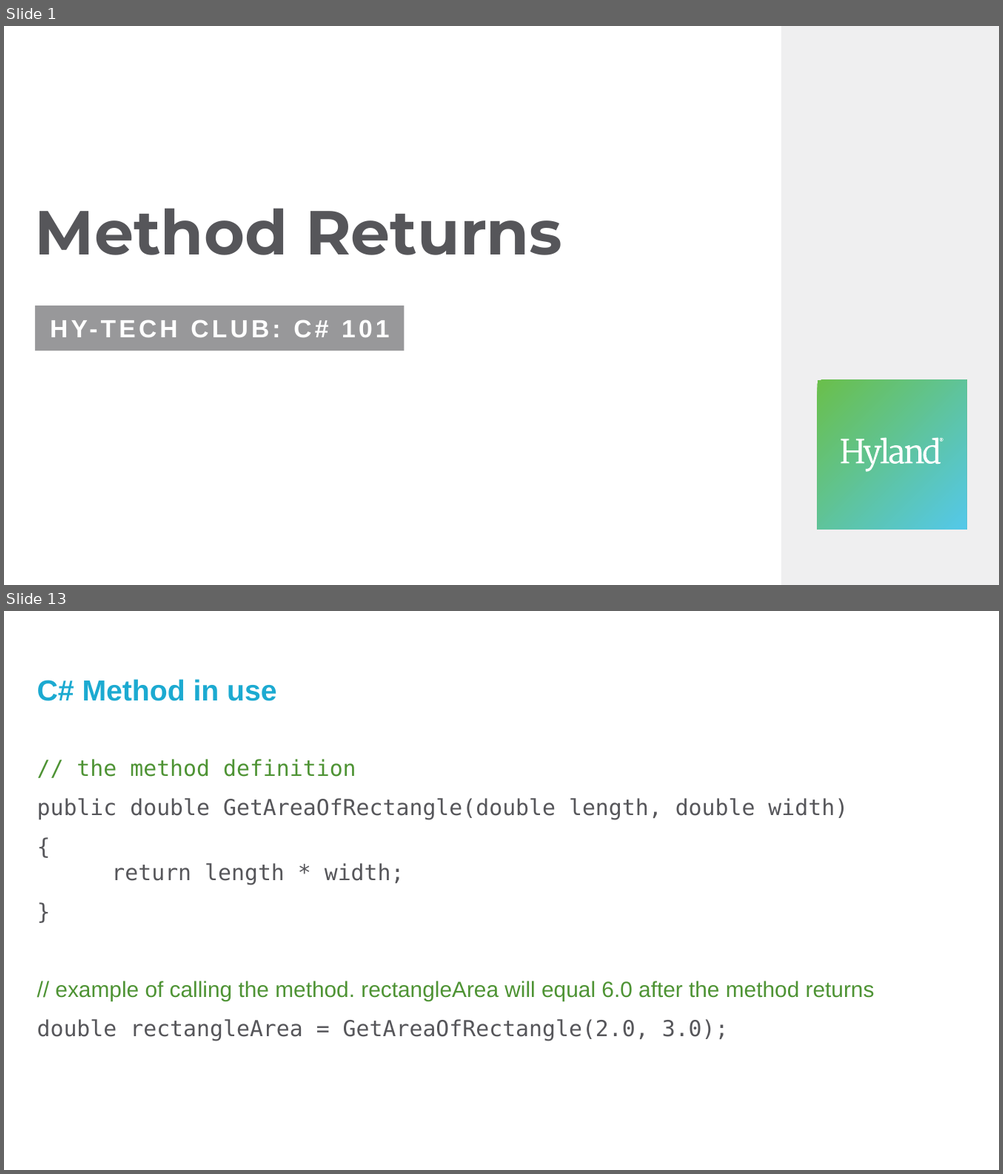
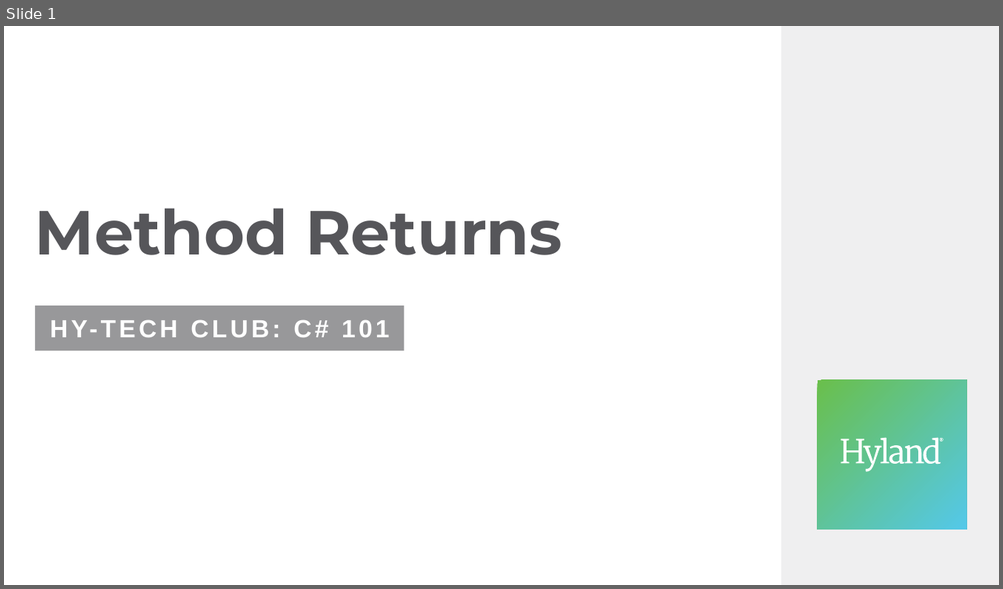
Before and after one commit to hytechclub/cs-101, a slide deck: MethodParameters/MethodReturns.pptx. Shown one above the other, each under a label of ours: slides 1 and 13 before the commit, slide 1 after it; the slides between them are not shown. The pictures are 1003x1174 and 1003x589 pixels, drawn with LibreOffice and Linux fonts; fonts in the diff are those of the drawing; background and template pictures are left out. Boxes give left, top, right and bottom in pixels: in the first picture for what was removed or moved away, otherwise in the second. Text is boxed around its words. In the diff, an @@ line names an element or a change of style, - is before the commit and + after.

Commit message:
update method params ppts

```diff
--- a/MethodParameters/MethodReturns.pptx
+++ b/MethodParameters/MethodReturns.pptx
@@ slide 13 removed at bbox=[4, 611, 999, 1170], background #FFFFFF @@
@@ text removed at bbox=[37, 679, 276, 701] @@
-C# Method in use
@@ text removed at bbox=[37, 759, 874, 1042] @@
-// the method definition
-public double GetAreaOfRectangle(double length, double width)
-{
-return length * width;
-}
-// example of calling the method. rectangleArea will equal 6.0 after the method returns
-double rectangleArea = GetAreaOfRectangle(2.0, 3.0);
```
Also in this commit, not shown: 5 slides added, 26 other slides removed, 1 other file.
